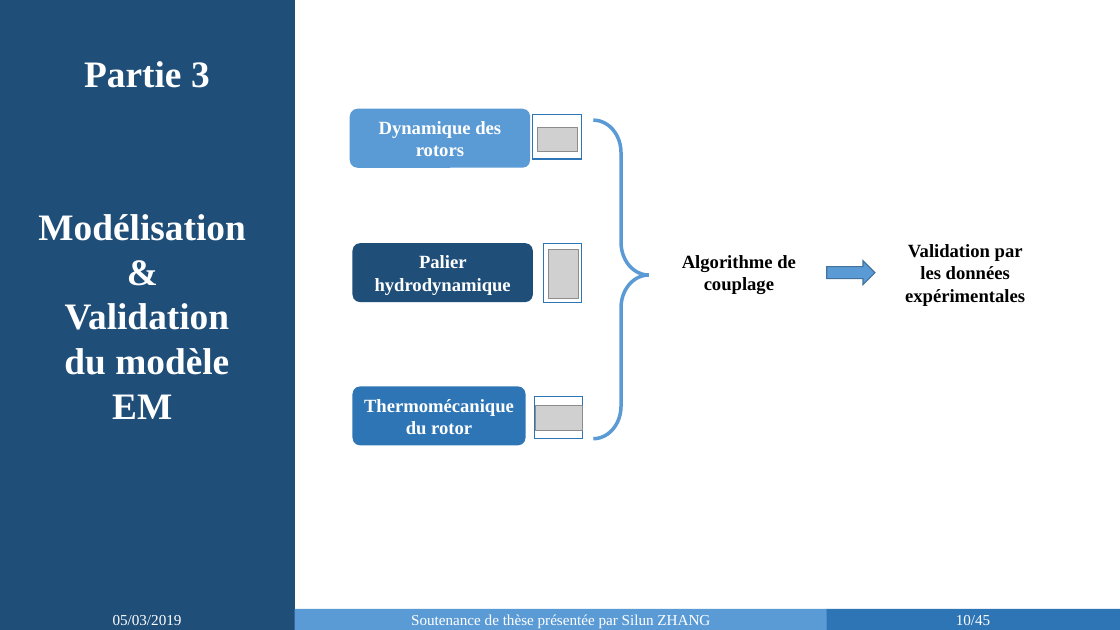
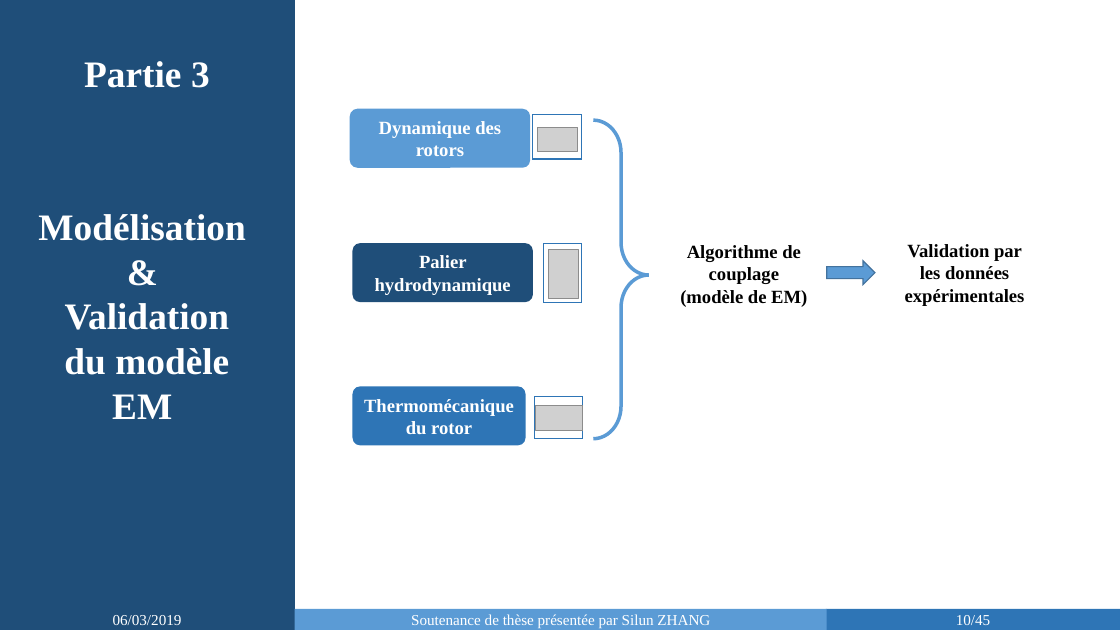
Before and after one commit to SilunZ/SoutenanceThese, a slide deck: slide 10 of Soutenance_Silun ZHANG-slides.pptx. Drawn at 1120x630 pixels with LibreOffice and Linux fonts; fonts in the diff are those of the drawing; grey boxes stand for pictures. Boxes give left, top, right and bottom in pixels: in the first picture for what was removed or moved away, otherwise in the second. Text is boxed around its words. In the diff, an @@ line names an element or a change of style, - is before the commit and + after.

```diff
--- a/Soutenance_Silun ZHANG-slides.pptx
+++ b/Soutenance_Silun ZHANG-slides.pptx
@@ text "Algorithme de couplage": place and size @@
-text "Algorithme de couplage" at [682,255,796,294]
+text "Algorithme de couplage" at [680,245,807,307]
@@ text at [680,290,807,307]: paragraph added @@
+(modèle de EM)
@@ text at [113,615,182,625]: text changed @@
-05/03/2019
+06/03/2019
```
Also in this commit, not shown: 24 other slides changed, 6 slides added.
